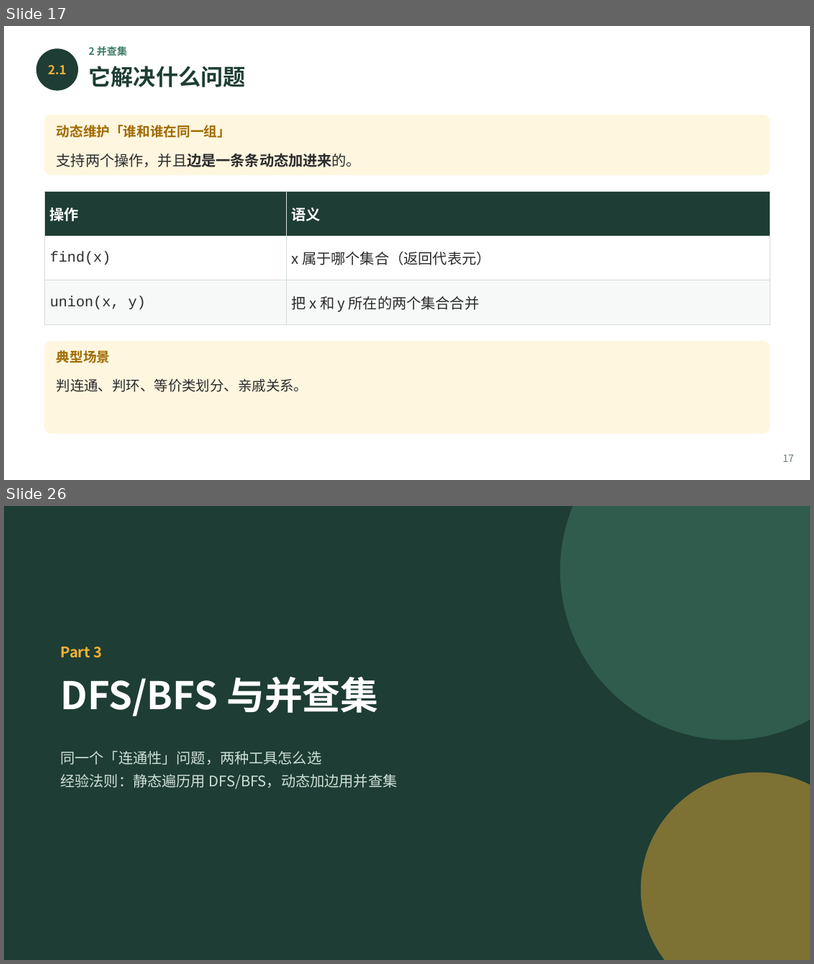
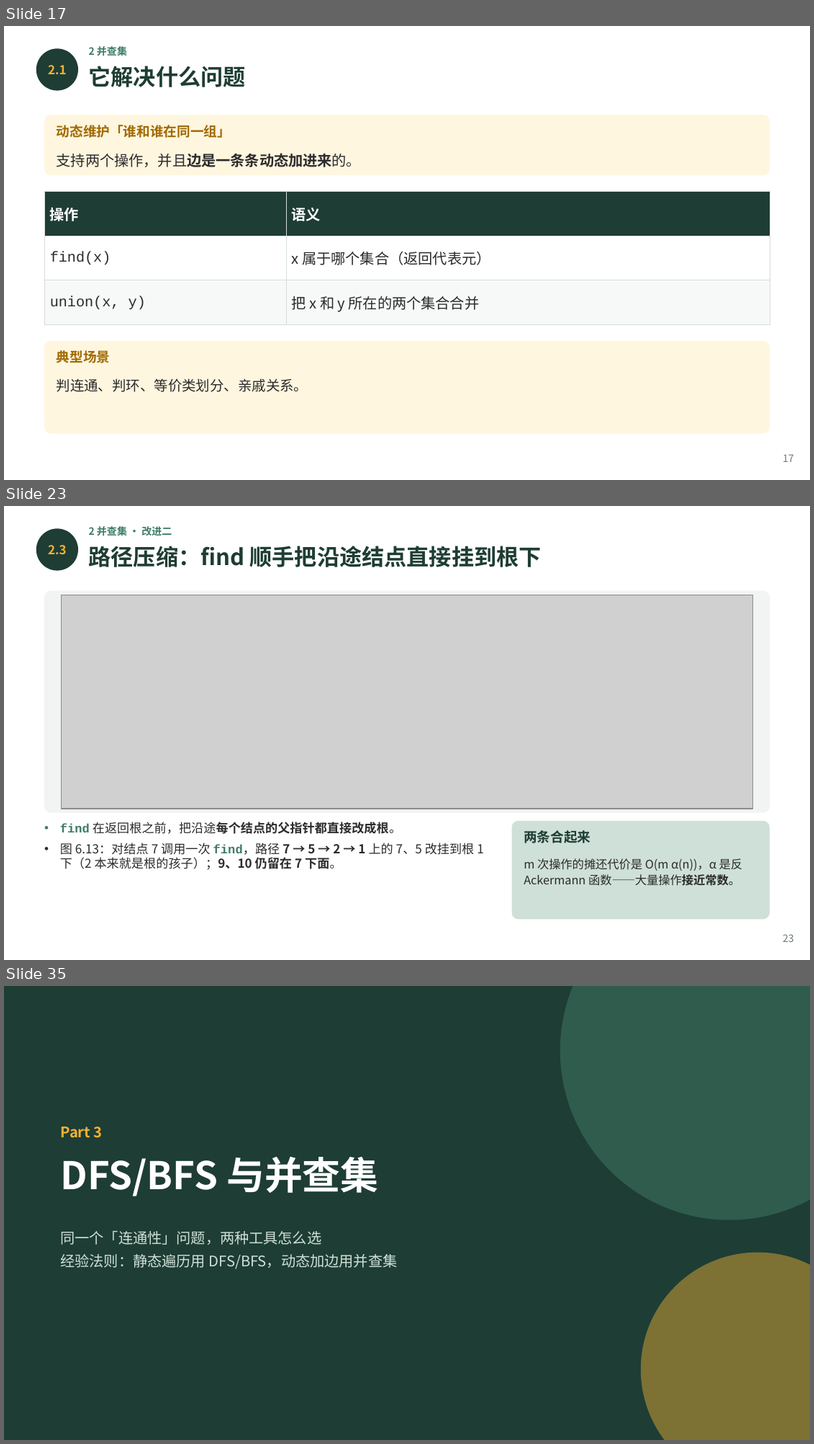
Before and after one commit to GMyhf/2026fall-cs101, a slide deck: courseware/202610_ADS_W09_Recursion_Backtracking_DSU.pptx. Shown one above the other, each under a label of ours: slides 17 and 26 before the commit, slides 17, 23 and 35 after it; the slides between them are not shown. The pictures are 814x964 and 814x1444 pixels, drawn with LibreOffice and Linux fonts; fonts in the diff are those of the drawing; grey boxes stand for pictures. Boxes give left, top, right and bottom in pixels: in the first picture for what was removed or moved away, otherwise in the second. Text is boxed around its words. In the diff, an @@ line names an element or a change of style, - is before the commit and + after.

```diff
--- a/courseware/202610_ADS_W09_Recursion_Backtracking_DSU.pptx
+++ b/courseware/202610_ADS_W09_Recursion_Backtracking_DSU.pptx
@@ slide 23 added at box(4, 506, 810, 960), background #FFFFFF @@
@@ text added at box(89, 526, 172, 536), 9 pt, text #3E7C68, bold @@
+2 并查集 · 改进二
@@ ellipse added at box(36, 528, 78, 571), fill #1E3D34 @@
@@ text added at box(48, 545, 67, 554), 11 pt, text #F2B134, bold @@
+2.3
@@ text added at box(89, 546, 542, 567), 20 pt, text #1E3D34, bold @@
+路径压缩：find 顺手把沿途结点直接挂到根下
@@ rounded rectangle added at box(44, 591, 770, 813), fill #F1F4F2 @@
@@ picture added at box(62, 595, 753, 808) @@
@@ text added at box(60, 821, 484, 870), 11 pt, text #2B2B2B @@
+• find 在返回根之前，把沿途每个结点的父指针都直接改成根。
+• 图 6.13：对结点 7 调用一次 find，路径 7 → 5 → 2 → 1 上的 7、5 改挂到根 1 下（2 本来就是根的孩子）；9、10 仍留在 7 下面。
@@ rounded rectangle added at box(512, 821, 770, 919), fill #CFE0D8 @@
@@ text added at box(524, 830, 591, 843), 12 pt, text #1E3D34, bold @@
+两条合起来
@@ text added at box(524, 858, 743, 885), 10.5 pt, text #2B2B2B @@
+m 次操作的摊还代价是 O(m α(n))，α 是反 Ackermann 函数——大量操作接近常数。
@@ text added at box(783, 934, 795, 942), 9 pt, text #6B7B74 @@
+23
@@ what was slide 26 is now slide 35 @@
```
Also in this commit, not shown: 13 slides changed, 8 other slides added, 13 other files.
